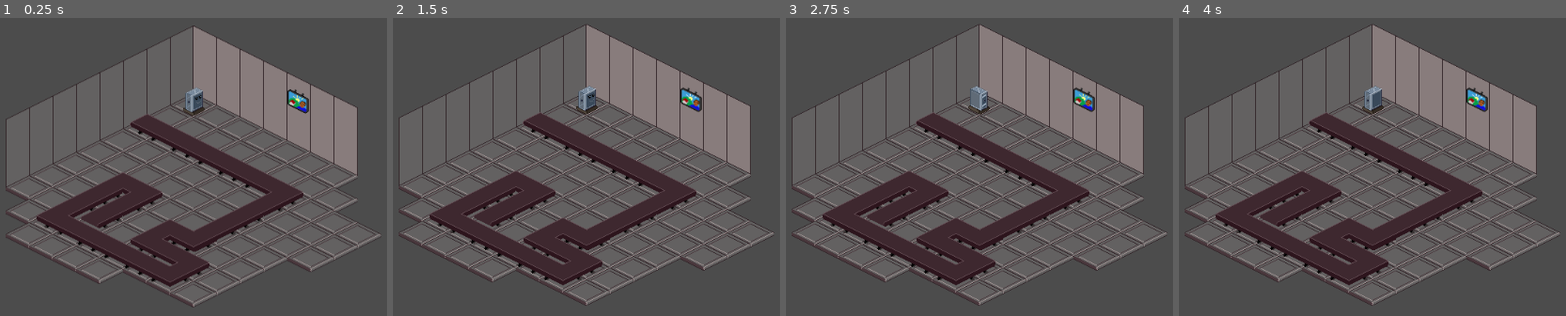
Above: before the commit, frames 1-4 (left to right).
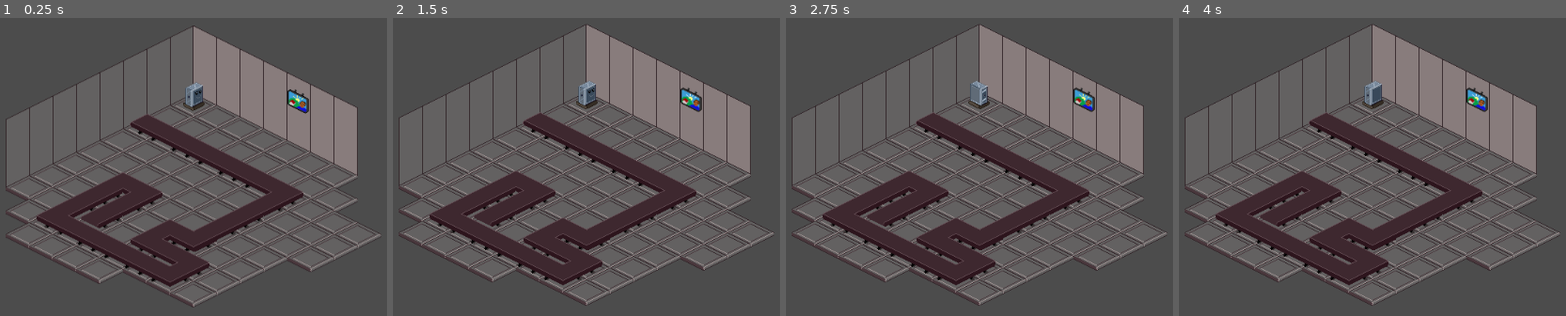
Above: after the commit, the same moments.

Repository: iorena/while-true
Game: Godot game, scene res://Main.tscn
Two runs of this game, one before a commit and one after it. Both use one fixed random seed, a clock stepped at 60 frames per second and the inputs below.
Inputs:
- Up to frame 1 (0.25 s): no input
- Up to frame 2 (1.5 s): hold Right (ui_right) 0.53-1.28 s; hold 1 0.53-1.28 s; tap Enter at 1.25 s; hold Left (ui_left) from 1.28 s (still down); tap 2 at 1.35 s
- Up to frame 3 (2.75 s): release Left (ui_left) at 2.03 s; hold Right (ui_right) from 2.03 s (still down); hold 3 from 2.03 s (still down)
- Up to frame 4 (4 s): tap Space at 2.75 s; release Right (ui_right) at 2.78 s; release 3 at 2.78 s; hold Up (ui_up) 2.78-3.53 s; tap 4 at 2.85 s; tap Enter at 3.5 s; hold Left (ui_left) from 3.53 s (still down); hold 1 from 3.53 s (still down)

The runs differ from the first frame. In frame 1, 0.3% of the frame differs, in the area x 47-53%, y 21-33%; in frame 2, 0.3%; in frame 3, 0.3%; in frame 4, 0.3%.

Commit message:
Nudge player up by 7 pixels.

Diff:
--- a/Player.tscn
+++ b/Player.tscn
@@ -150,12 +150,12 @@
 script = ExtResource( 1 )
 
 [node name="AnimatedSprite" type="AnimatedSprite" parent="."]
-position = Vector2( 0, -5 )
+position = Vector2( 0, -12 )
 frames = SubResource( 21 )
 animation = "move_down"
 
 [node name="CollisionPolygon2D" type="CollisionPolygon2D" parent="."]
-position = Vector2( 0, -5 )
+position = Vector2( 0, -12 )
 polygon = PoolVector2Array( -15.7684, 3.88519, -15.8582, 10.3468, -0.422035, 17.8854, 16.6295, 9.09039, 16.3603, 4.06467, -0.0630569, -3.83288 )
 
 [node name="Camera2D" type="Camera2D" parent="."]
